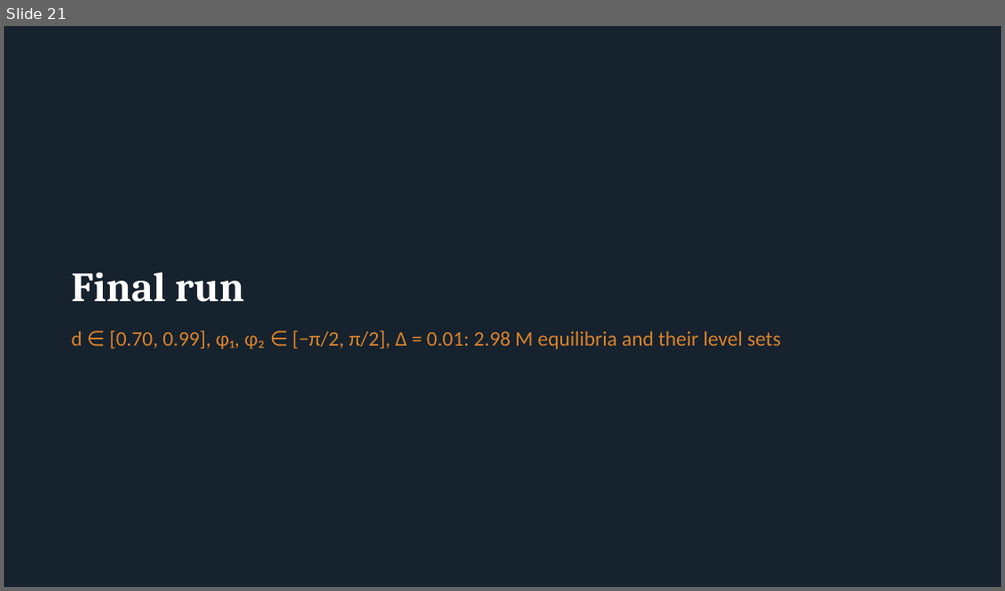
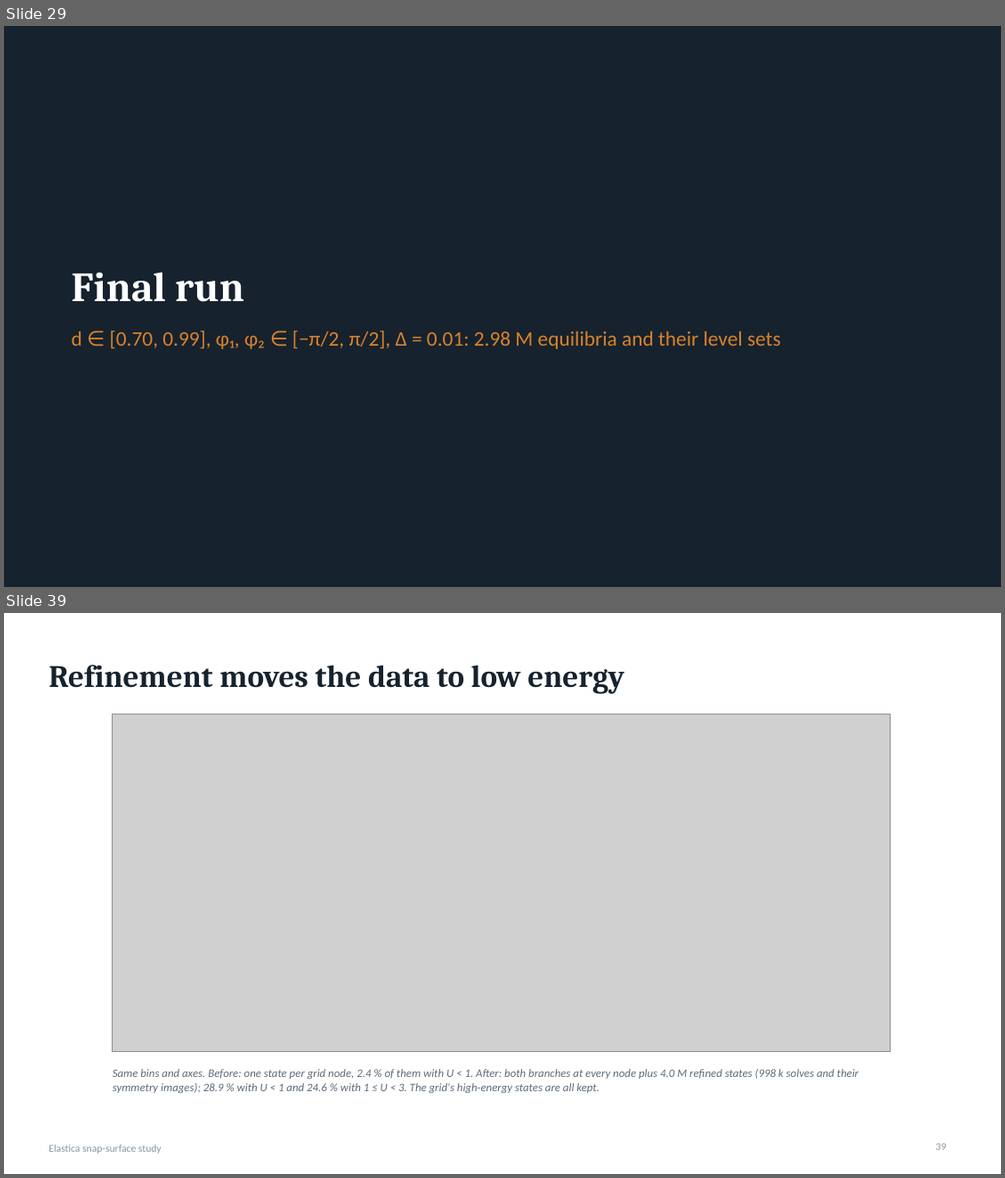
Before and after one commit to grraxx/elastica, a slide deck: presentation/elastica_snap_surface.pptx. Shown one above the other, each under a label of ours: slide 21 before the commit, slides 29 and 39 after it; the slides between them are not shown. The pictures are 1005x591 and 1005x1178 pixels, drawn with LibreOffice and Linux fonts; fonts in the diff are those of the drawing; grey boxes stand for pictures. Boxes give left, top, right and bottom in pixels: in the first picture for what was removed or moved away, otherwise in the second. Text is boxed around its words. In the diff, an @@ line names an element or a change of style, - is before the commit and + after.

```diff
--- a/presentation/elastica_snap_surface.pptx
+++ b/presentation/elastica_snap_surface.pptx
@@ slide 39 added at (x1=4, y1=613, x2=1001, y2=1174), background #FFFFFF @@
@@ title added at (x1=48, y1=665, x2=624, y2=694), 30 pt, text #16222E, bold @@
+Refinement moves the data to low energy
@@ picture added at (x1=113, y1=714, x2=890, y2=1051) @@
@@ text added at (x1=113, y1=1069, x2=858, y2=1093), 11 pt, text #5C6B7A, italic @@
+Same bins and axes. Before: one state per grid node, 2.4 % of them with U < 1. After: both branches at every node plus 4.0 M refined states (998 k solves and their symmetry images); 28.9 % with U < 1 and 24.6 % with 1 ≤ U < 3. The grid's high-energy states are all kept.
@@ text added at (x1=48, y1=1144, x2=162, y2=1153), 10 pt, text #8A96A3 @@
+Elastica snap-surface study
@@ page number added at (x1=936, y1=1143, x2=947, y2=1150), 10 pt, text #8A96A3 @@
+39
@@ what was slide 21 is now slide 29 @@
```
Also in this commit, not shown: 5 slides changed, 14 other slides added, 50 other files.
